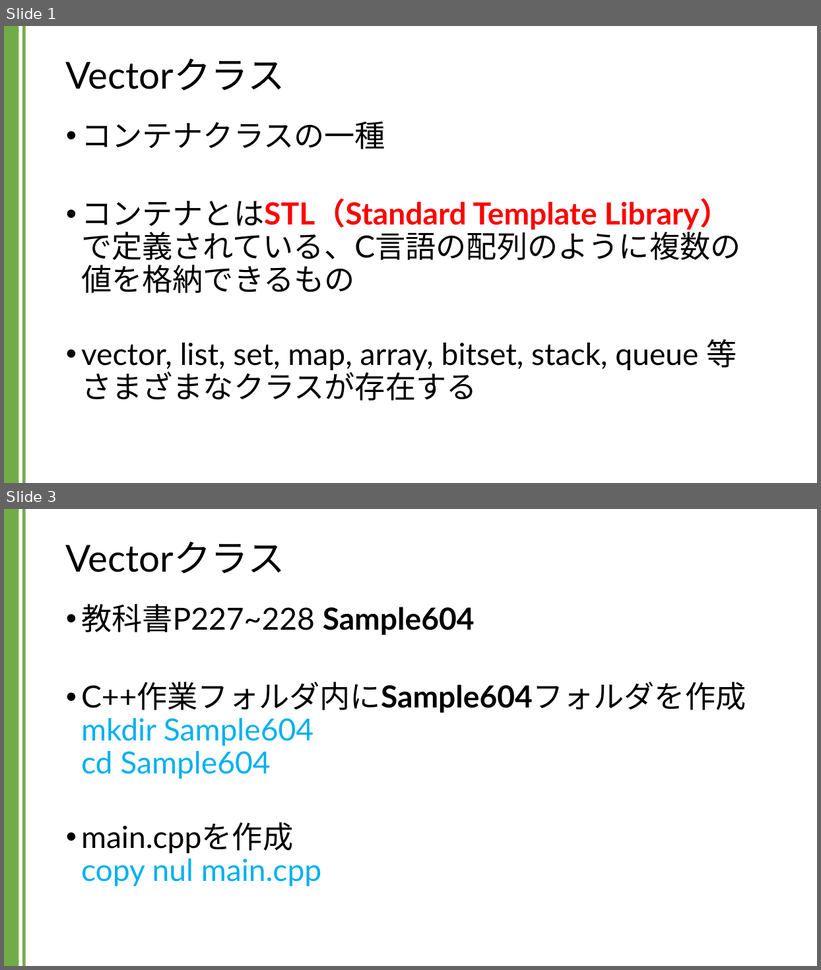
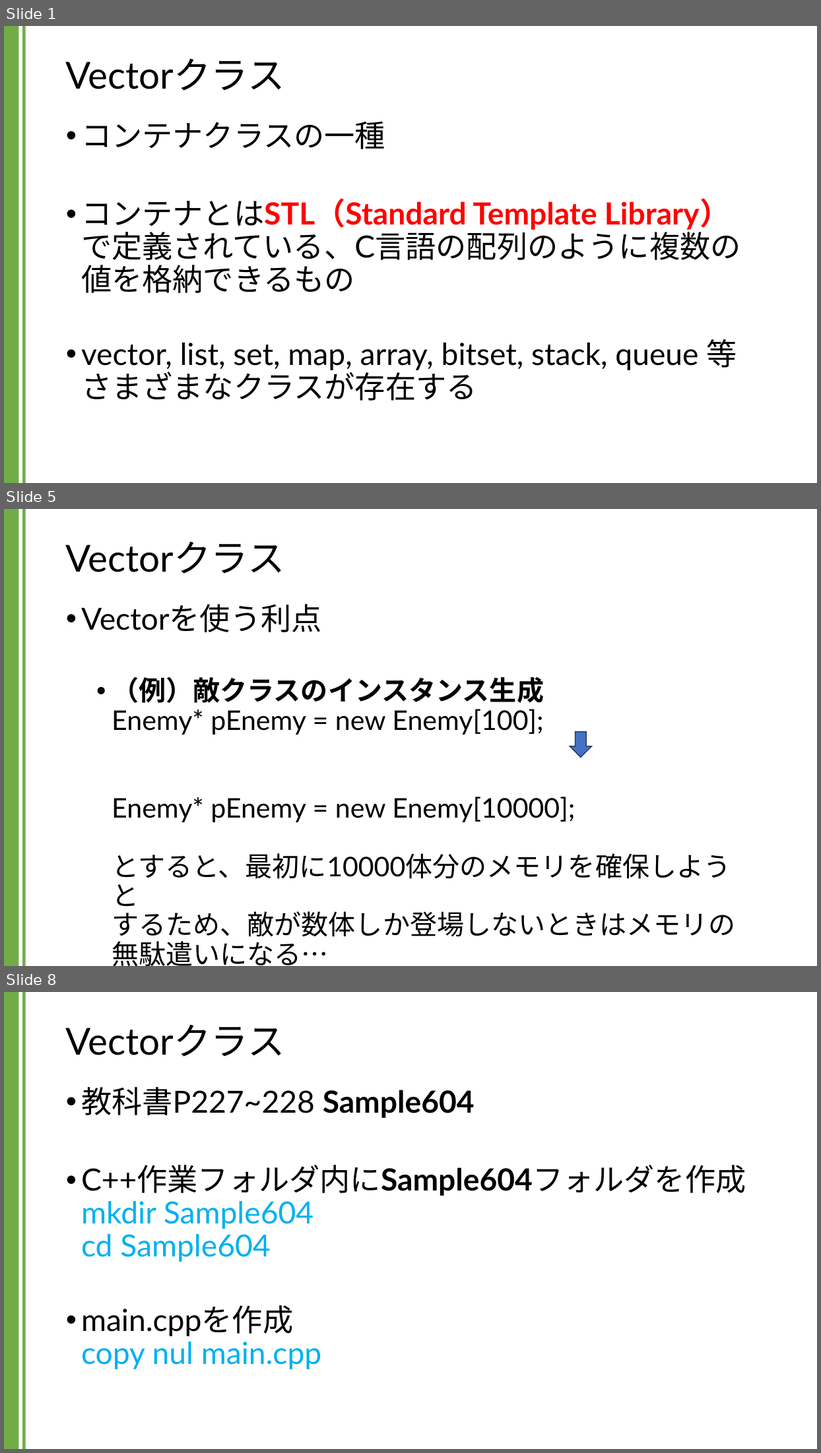
Before and after one commit to kic-murata/cpp2024, a slide deck: 授業資料/講義資料：Vectorクラス.pptx. Shown one above the other, each under a label of ours: slides 1 and 3 before the commit, slides 1, 5 and 8 after it; the slides between them are not shown. The pictures are 821x970 and 821x1453 pixels, drawn with LibreOffice and Linux fonts; fonts in the diff are those of the drawing. Boxes give left, top, right and bottom in pixels: in the first picture for what was removed or moved away, otherwise in the second. Text is boxed around its words. In the diff, an @@ line names an element or a change of style, - is before the commit and + after.

```diff
--- a/授業資料/講義資料：Vectorクラス.pptx
+++ b/授業資料/講義資料：Vectorクラス.pptx
@@ slide 5 added at [4,509,817,966], background #FFFFFF; not listed: 2 template elements that a slide beside it also shows @@
@@ title added at [66,541,285,574], 44 pt, text #000000 @@
+Vectorクラス
@@ text added at [81,604,735,966], 32 pt, text #000000 @@
+• Vectorを使う利点
+  • （例）敵クラスのインスタンス生成
+    Enemy* pEnemy = new Enemy[100];
+    Enemy* pEnemy = new Enemy[10000];
+    とすると、最初に10000体分のメモリを確保しようと
+    するため、敵が数体しか登場しないときはメモリの
+    無駄遣いになる…
@@ down arrow added at [570,731,592,757], fill #4472C4, outline #1E3256 1 pt @@
@@ what was slide 3 is now slide 8 @@
```
Also in this commit, not shown: 1 slide changed, 4 other slides added.
